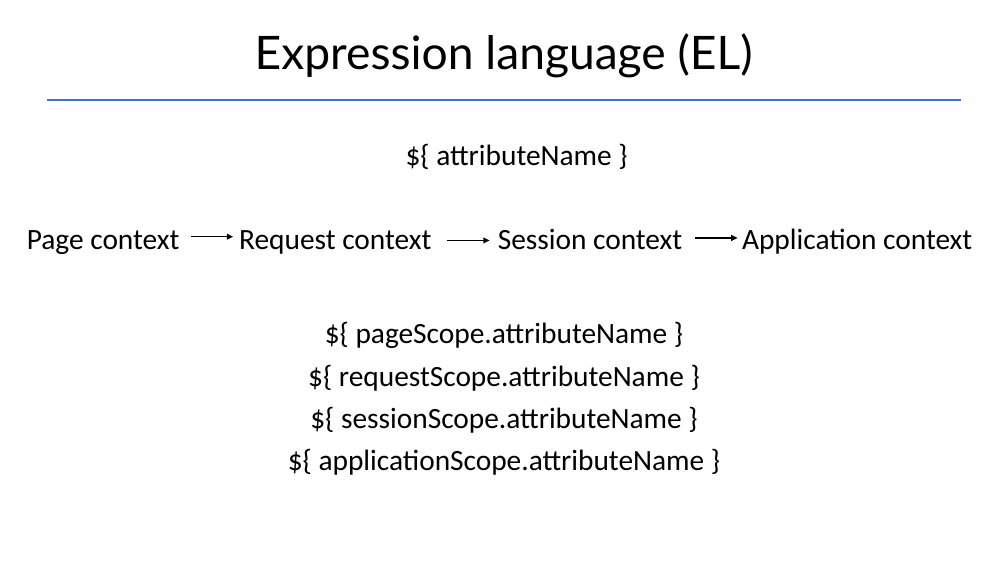
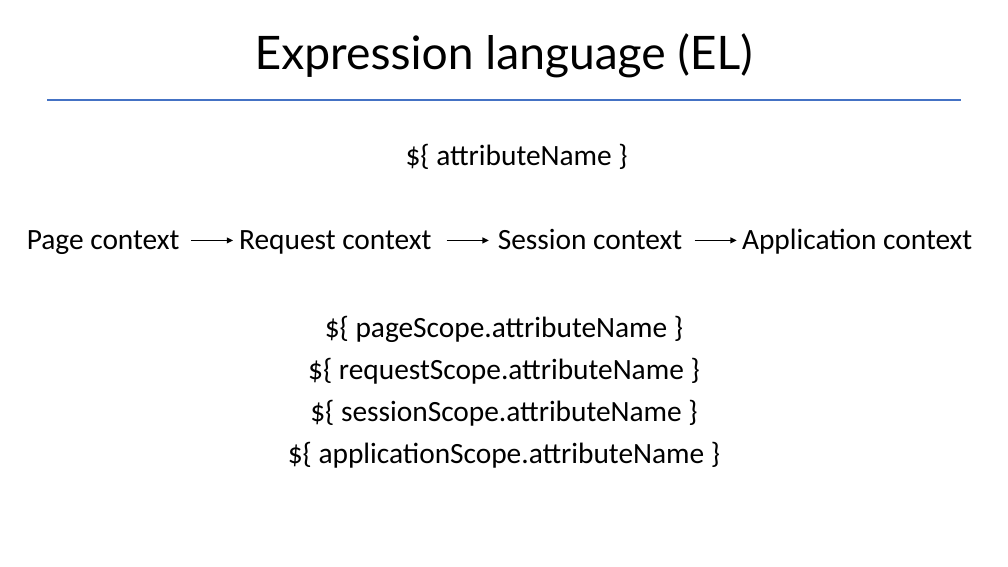
Before and after one commit to Garnik94/Levelup_presentations, a slide deck: slide 24 of Servlet/Servlet_Presentation.pptx. Drawn at 1008x567 pixels with LibreOffice and Linux fonts; fonts in the diff are those of the drawing. Boxes give left, top, right and bottom in pixels: in the first picture for what was removed or moved away, otherwise in the second. Text is boxed around its words. In the diff, an @@ line names an element or a change of style, - is before the commit and + after.

Commit message:
14

```diff
--- a/Servlet/Servlet_Presentation.pptx
+++ b/Servlet/Servlet_Presentation.pptx
@@ arrow moved from (191, 237) - (233, 237) to (191, 240) - (233, 240) @@
@@ text "${ pageScope.attributeName }": place and size @@
-text "${ pageScope.attributeName }" at (319, 322, 705, 475)
+text "${ pageScope.attributeName }" at (319, 316, 705, 468)
```
